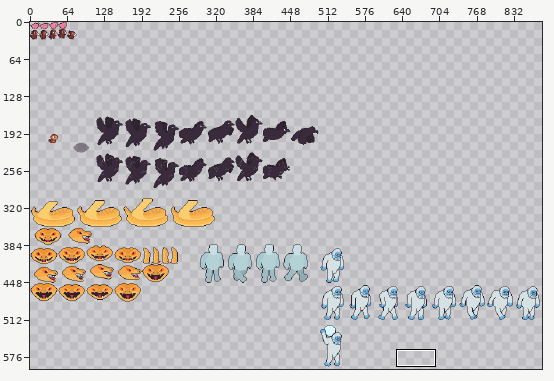
Sprite sheet: assets/Textures/entities.png. Above, an overview of the earlier version with the close-up marked.
Close-up. As it was:
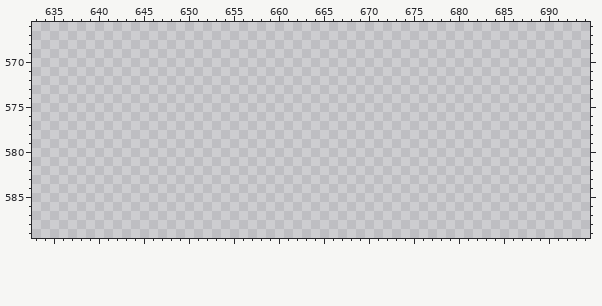
The file is 1024x1024 pixels. Colours within 5 levels of each other are drawn and written as one. Shown: x 633..694, y 566..589. The wide view leaves out empty margins.
New version:
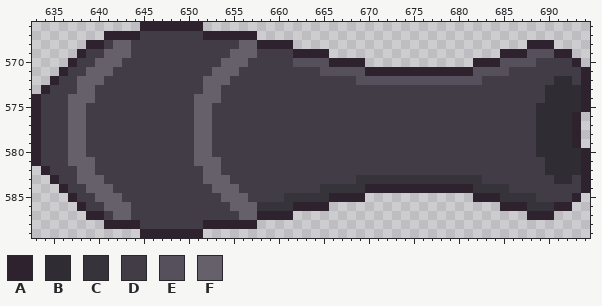
Palette (. is transparent): A #2e222f  B #302c33  C #37333b  D #413c45  E #56505c  F #66606b
Diff:
Changed rows in their new state; - is an unchanged pixel.
first column x 633:
566 ------------AAAAAAA-------------------------------------------
567 --------AAAADDDDDDDAAAAAA-------------------------------------
568 ------AADFFDDDDDDDDDDDDFFAAAA--------------------------AAA----
569 -----ADDFFFDDDDDDDDDDDFFFDDDDAAAA-------------------AAAEEEAA--
570 ----ADDFFFDDDDDDDDDDDFFFDDDDDEEEEAAAA------------AAAEEEEDDDDA-
571 ---ADDFFFDDDDDDDDDDDFFFDDDDDDDDDEEEEEAAAAAAAAAAAAEEEEDDDDDDDDA
572 --ADDFFFDDDDDDDDDDDFFFDDDDDDDDDDDDDDEEEEEEEEEEEEEEDDDDDDDDBBDA
573 -ADDDFFDDDDDDDDDDDDFFDDDDDDDDDDDDDDDDDDDDDDDDDDDDDDDDDDDDBBBBA
574 ADDDFFFDDDDDDDDDDDFFFDDDDDDDDDDDDDDDDDDDDDDDDDDDDDDDDDDDDBBBBA
575 ADDDFFDDDDDDDDDDDDFFDDDDDDDDDDDDDDDDDDDDDDDDDDDDDDDDDDDDBBBBBA
576 ADDDFFDDDDDDDDDDDDFFDDDDDDDDDDDDDDDDDDDDDDDDDDDDDDDDDDDDBBBBA-
577 ADDDFFDDDDDDDDDDDDFFDDDDDDDDDDDDDDDDDDDDDDDDDDDDDDDDDDDDBBBBA-
578 ADDDFFDDDDDDDDDDDDFFDDDDDDDDDDDDDDDDDDDDDDDDDDDDDDDDDDDDBBBBA-
579 ADDDFFDDDDDDDDDDDDFFDDDDDDDDDDDDDDDDDDDDDDDDDDDDDDDDDDDDBBBBA-
580 ADDDFFDDDDDDDDDDDDFFDDDDDDDDDDDDDDDDDDDDDDDDDDDDDDDDDDDDBBBBBA
581 ADDDFFFDDDDDDDDDDDFFFDDDDDDDDDDDDDDDDDDDDDDDDDDDDDDDDDDDDBBBBA
582 -ADDDFFDDDDDDDDDDDDFFDDDDDDDDDDDDDDDDDDDDDDDDDDDDDDDDDDDDBBBBA
583 --ADDFFFDDDDDDDDDDDFFFDDDDDDDDDDDDDDCCCCCCCCCCCCCCDDDDDDDDBBDA
584 ---ADDFFFDDDDDDDDDDDFFFDDDDDDDDDCCCCCAAAAAAAAAAAACCCCDDDDDDDDA
585 ----ADDFFFDDDDDDDDDDDFFFDDDDCCCCCAAAA------------AAACCCCDDDDA-
586 -----ADDFFFDDDDDDDDDDDFFFCCCCAAAA-------------------AAACCCAA--
587 ------AADFFDDDDDDDDDDDDFFAAAA--------------------------AAA----
588 --------AAAADDDDDDDAAAAAA-------------------------------------
589 ------------AAAAAAA-------------------------------------------
Pixel boxes of the changes (left, top, right, bottom) in both close-ups:
added: (32, 22, 590, 238)
